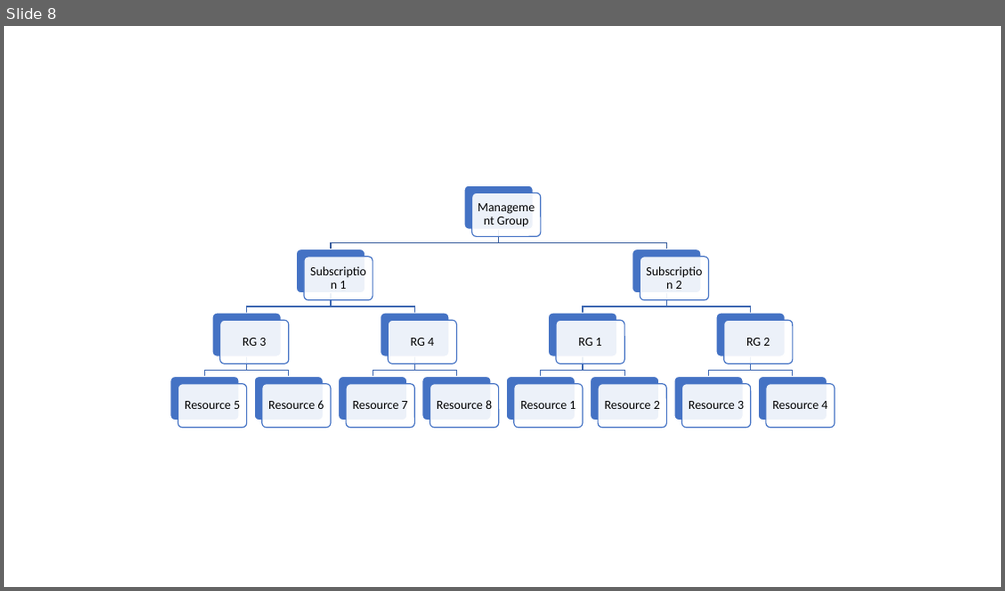
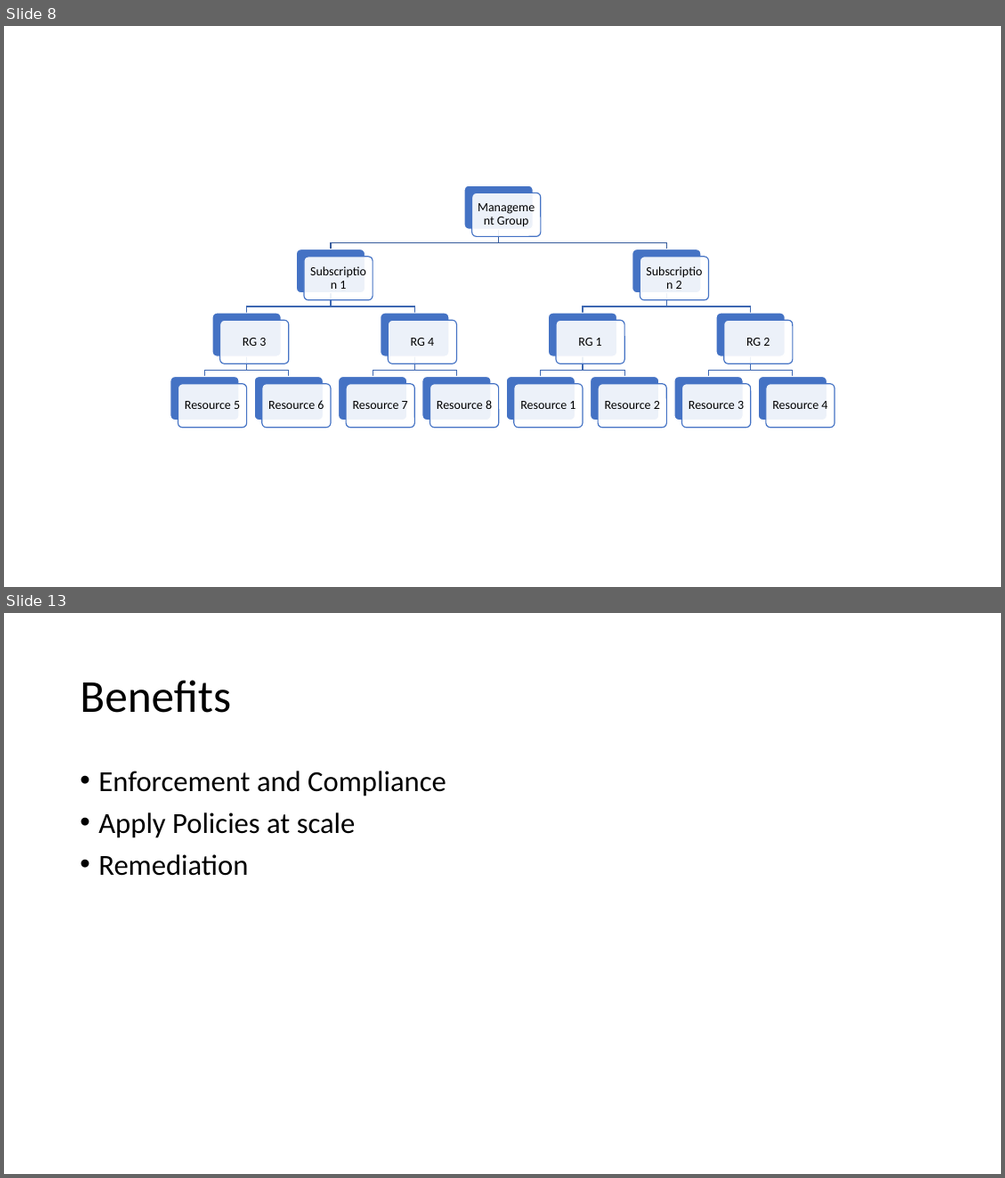
Before and after one commit to ayushrathi15/03June-AZ104, a slide deck: Governance and Compliance.pptx. Shown one above the other, each under a label of ours: slide 8 before the commit, slides 8 and 13 after it; the slides between them are not shown. The pictures are 1005x591 and 1005x1178 pixels, drawn with LibreOffice and Linux fonts; fonts in the diff are those of the drawing. Boxes give left, top, right and bottom in pixels: in the first picture for what was removed or moved away, otherwise in the second. Text is boxed around its words. In the diff, an @@ line names an element or a change of style, - is before the commit and + after.

```diff
--- a/Governance and Compliance.pptx
+++ b/Governance and Compliance.pptx
@@ slide 13 added at [4,613,1001,1174], background #FFFFFF @@
@@ title added at [80,680,231,713], 44 pt, text #000000 @@
+Benefits
@@ text added at [98,771,446,876], 28 pt, text #000000 @@
+• Enforcement and Compliance
+• Apply Policies at scale
+• Remediation
```
Also in this commit, not shown: 16 other slides added.
